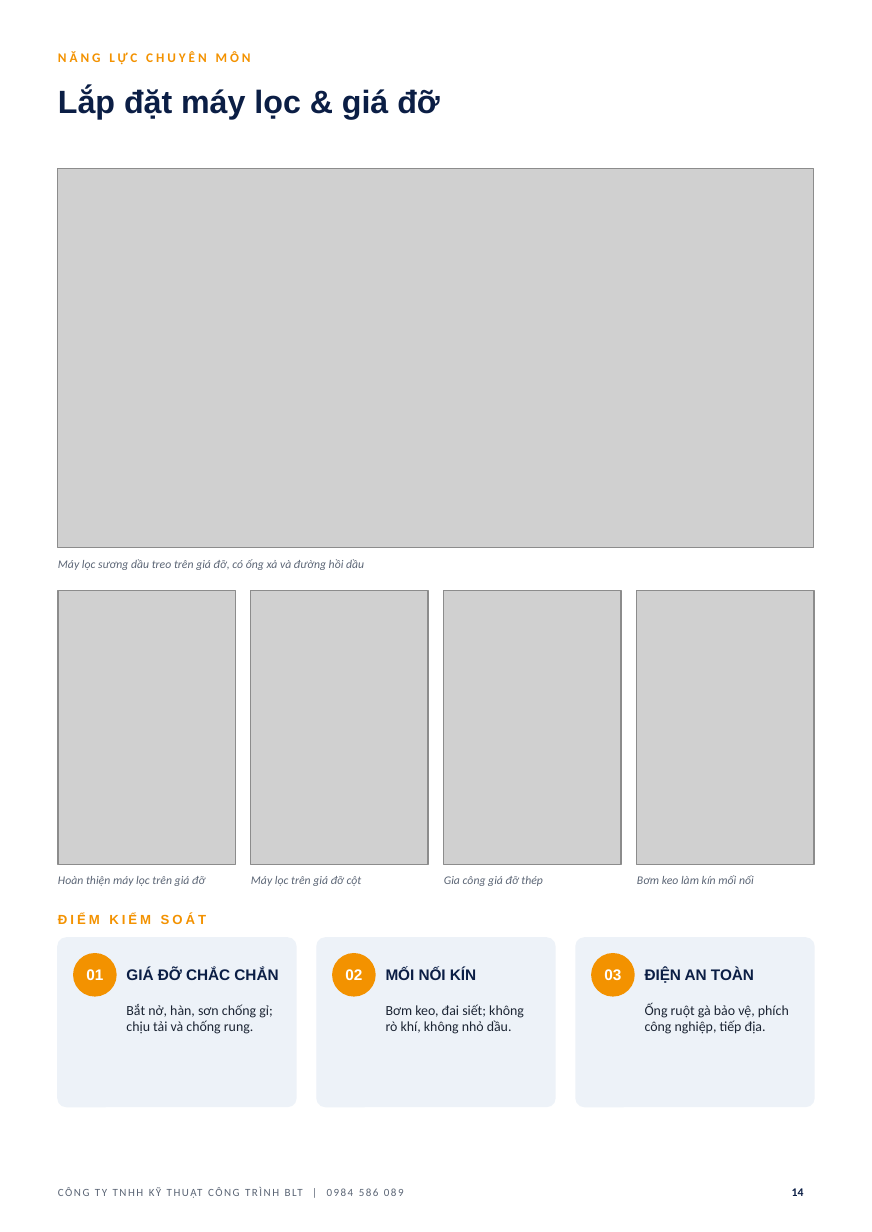
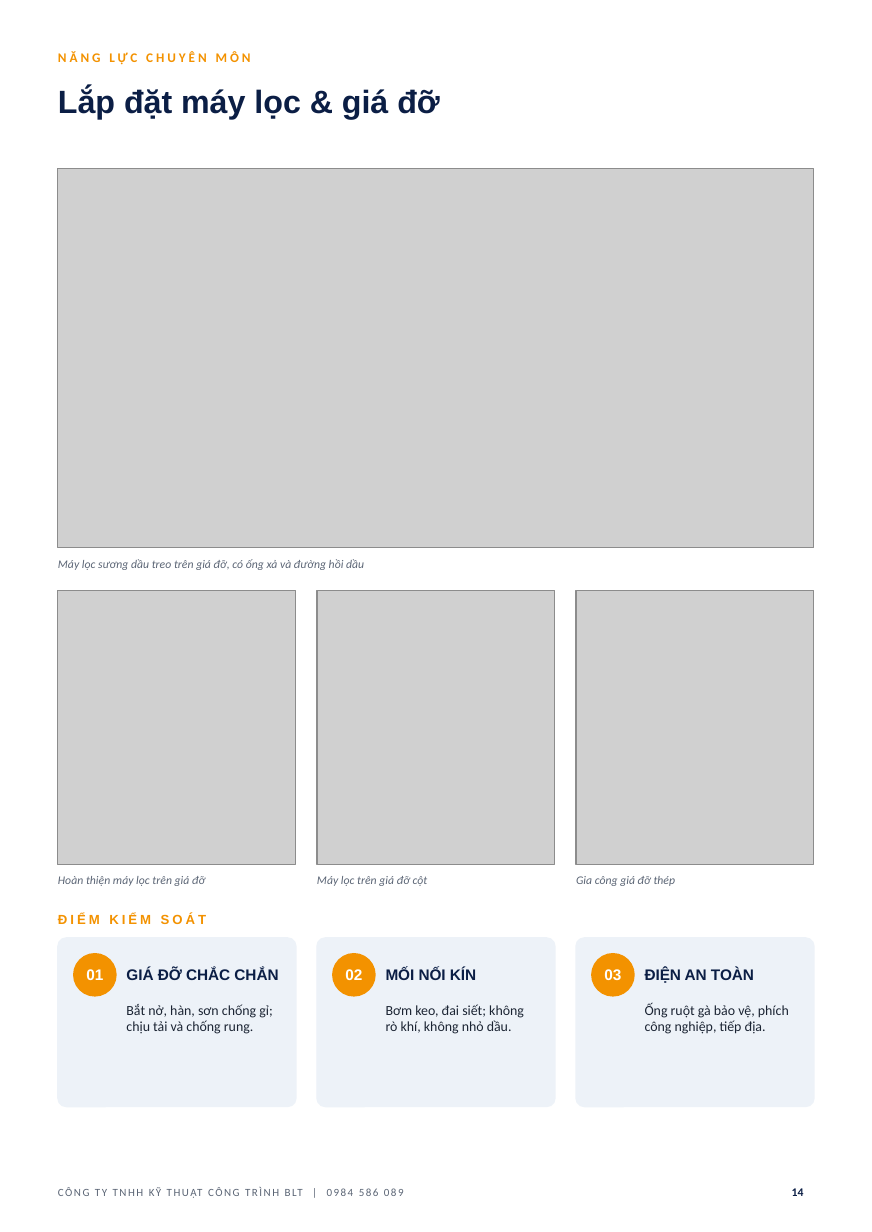
Before and after one commit to haquyenkl2-sys/C-NG-TY-CP-TH-NG-M-I-T-NG-H-P-MINH-PH-T, a slide deck: slide 14 of ho-so-nang-luc-BLT/HO_SO_NANG_LUC_BLT.pptx. Drawn at 872x1232 pixels with LibreOffice and Linux fonts; fonts in the diff are those of the drawing; grey boxes stand for pictures; background and template pictures are left out. Boxes give left, top, right and bottom in pixels: in the first picture for what was removed or moved away, otherwise in the second. Text is boxed around its words. In the diff, an @@ line names an element or a change of style, - is before the commit and + after.

```diff
--- a/ho-so-nang-luc-BLT/HO_SO_NANG_LUC_BLT.pptx
+++ b/ho-so-nang-luc-BLT/HO_SO_NANG_LUC_BLT.pptx
@@ picture: place and size @@
-picture at (58,590,235,865)
+picture at (58,590,296,865)
@@ picture removed at (251,590,428,865) @@
@@ picture added at (317,590,556,865) @@
@@ picture removed at (444,590,621,865) @@
@@ picture: place and size @@
-picture at (637,590,814,865)
+picture at (576,590,814,865)
@@ text "Máy lọc trên giá đỡ ...": place and size @@
-text "Máy lọc trên giá đỡ ..." at (251,876,362,886)
+text "Máy lọc trên giá đỡ ..." at (317,876,428,886)
@@ text "Gia công giá đỡ thép": place and size @@
-text "Gia công giá đỡ thép" at (444,876,543,886)
+text "Gia công giá đỡ thép" at (576,876,676,886)
@@ text removed at (637,875,754,884) @@
-Bơm keo làm kín mối nối
```
Also in this commit, not shown: 18 other slides changed, 4 other files.
